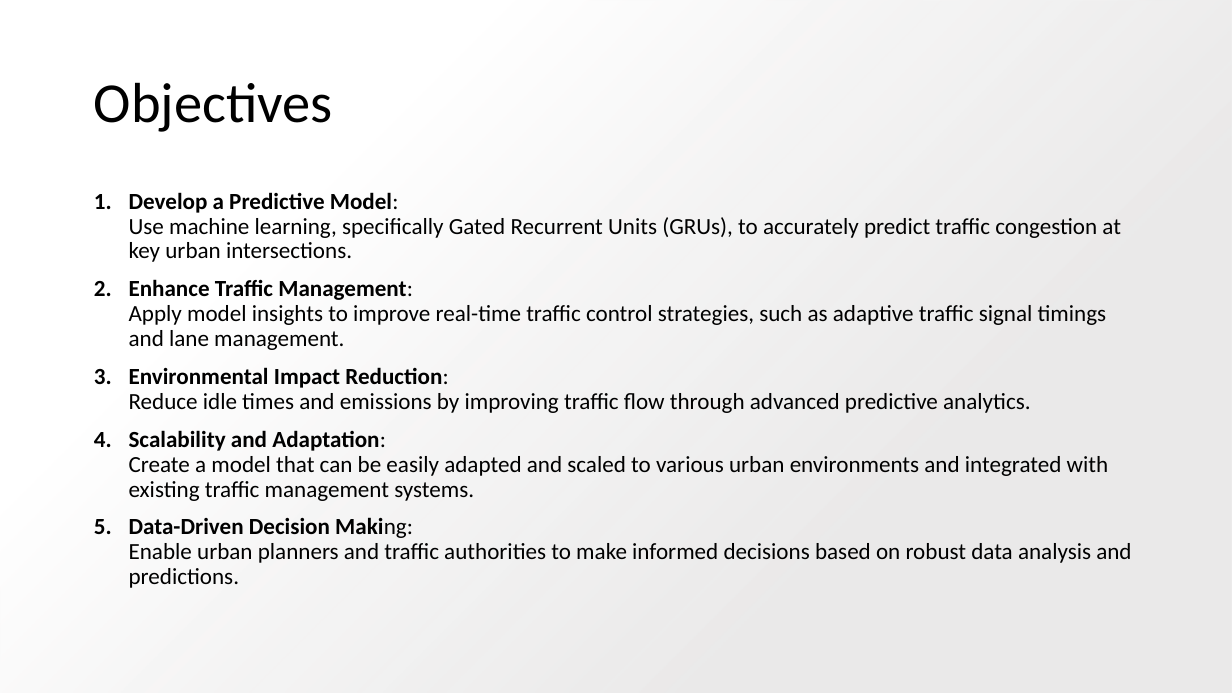
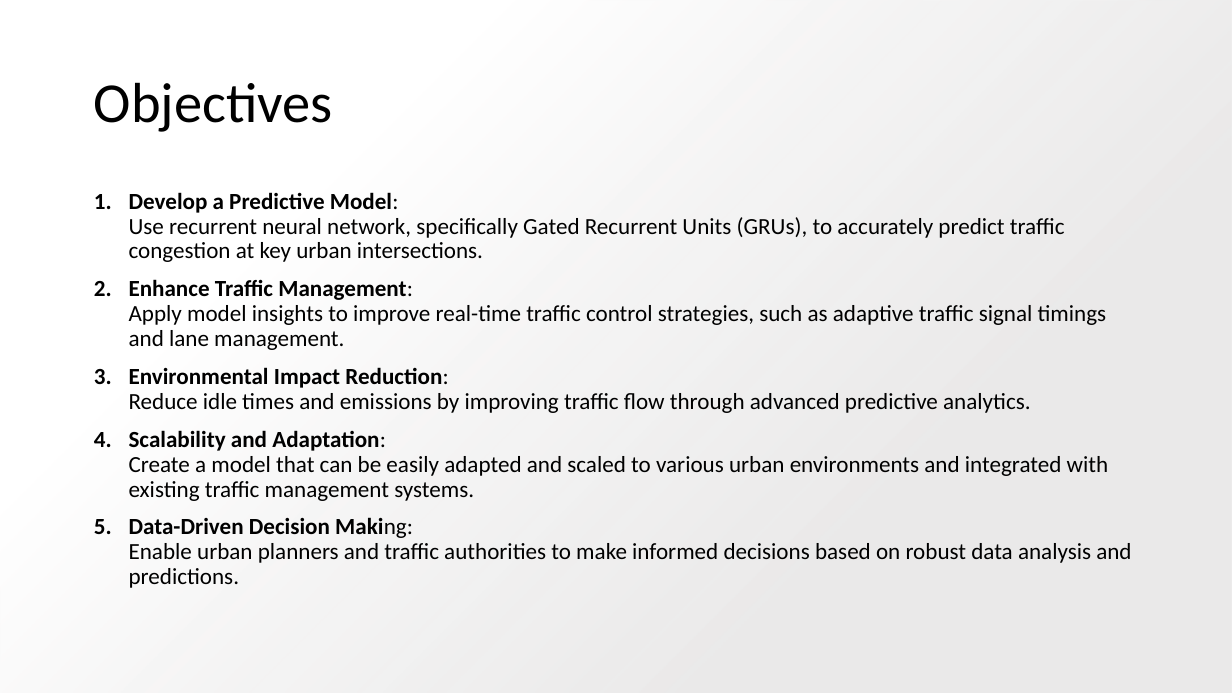
Before and after one commit to bhanuchandrika99/NNDL_Final_Project, a slide deck: slide 5 of Presentation.pptx. Drawn at 1232x693 pixels with LibreOffice and Linux fonts; fonts in the diff are those of the drawing; background and template pictures are left out. Boxes give left, top, right and bottom in pixels: in the first picture for what was removed or moved away, otherwise in the second. Text is boxed around its words. In the diff, an @@ line names an element or a change of style, - is before the commit and + after.

```diff
--- a/Presentation.pptx
+++ b/Presentation.pptx
@@ text at (129,192,1065,262): text changed @@
-1. Develop a Predictive Model:
-   Use machine learning, specifically Gated Recurrent Units (GRUs), to accurately predict traffic congestion at key urban intersections.
+1. Develop a Predictive Model:
+   Use recurrent neural network, specifically Gated Recurrent Units (GRUs), to accurately predict traffic congestion at key urban intersections.
```
Also in this commit, not shown: 6 other slides changed.
